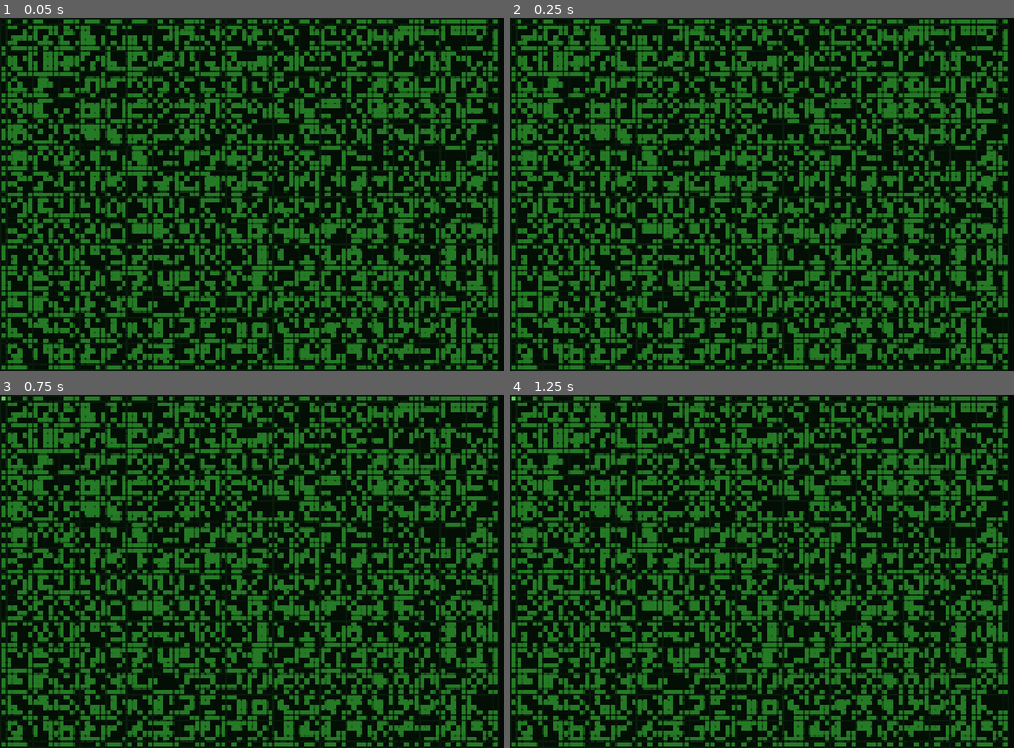
Above: before the commit, frames 1-4 (two rows, left to right).
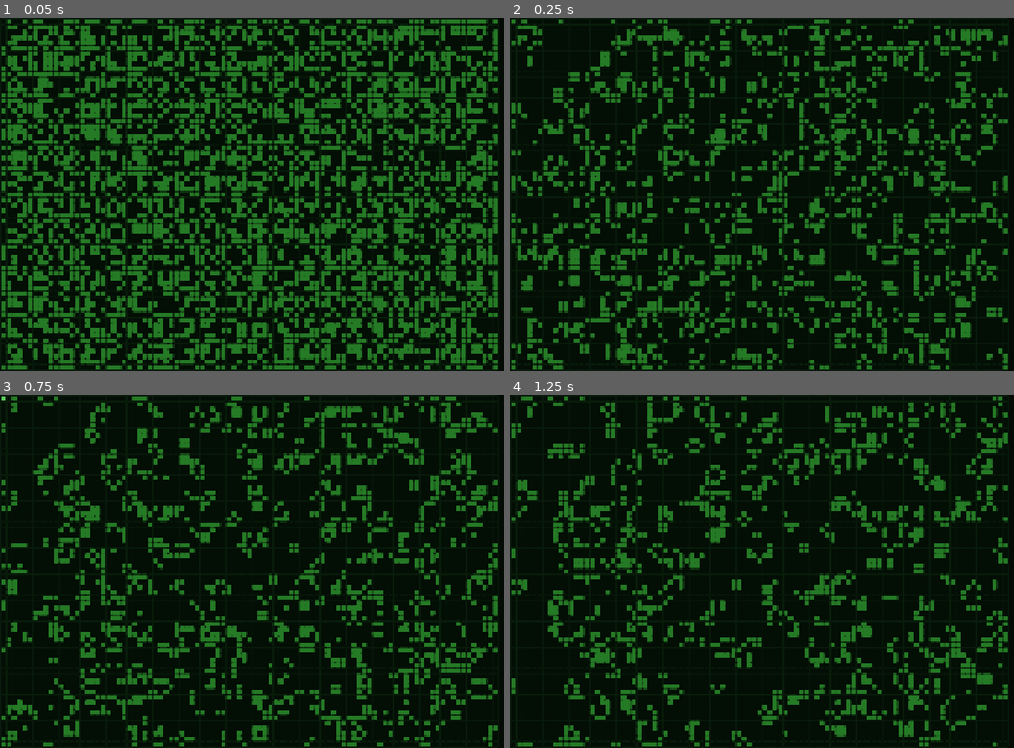
Above: after the commit, the same moments.

Repository: MrKligson/game-of-life
Game: Godot game, scene res://game_of_life.tscn
Same seed, same stepped clock (60 frames per second), same inputs: the game is played once before the commit and once after it.
Inputs (mouse positions are in pixels of both pictures, inside the frame that each line leads up to):
- Up to frame 1 (0.05 s): no input
- Up to frame 2 (0.25 s): no input
- Up to frame 3 (0.75 s): move the mouse to (5, 398) at 0.52 s; hold Space (toggle_edit_mode) from 0.53 s (still down); click (5, 398) at 0.67 s
- Up to frame 4 (1.25 s): keep holding Space (toggle_edit_mode)

Frame 1 is identical in both runs. In frame 2, 45% of the frame differs, in the area x 0-99%, y 0-100%; in frame 3, 45%; in frame 4, 44%.
Error before the commit: Invalid call. Nonexistent function 'update_from_buffer' in base 'Node2D (Grid)'. (res://game_of_life.gd:30)

Commit message:
Grid: update_from_buffer() added

Diff:
--- a/grid/grid.gd
+++ b/grid/grid.gd
@@ -19,7 +19,12 @@
 			cell.initialise(Vector2i(x, y), layout, randomise)
 			cell.is_alive_changed.connect(_on_cell_is_alive_changed)
 			_write_buffer.set_bitv(cell.location, cell.is_alive)
+	update_from_buffer()
 	panel.size = layout * (get_child(1) as Cell).size + Vector2i(6, 6)
+
+
+func update_from_buffer() -> void:
+	get_tree().call_group("cells", "update", [_write_buffer])
 
 
 func _on_cell_is_alive_changed(cell: Cell) -> void:
